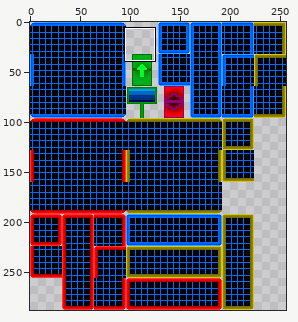
Sprite sheet -- Game/resources/tiles/TestTile.png. Above: a wide view before the commit, with the close-up outlined.
Close-up. Before:
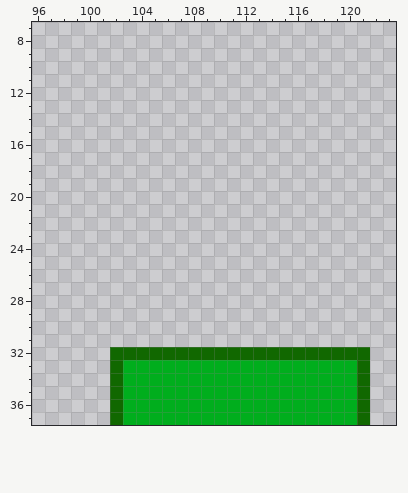
The file is 256x288 pixels. Pixels under 10% opacity are left out. Colours within 5 levels of each other are drawn and written as one. Shown: x 96..123, y 7..37.
And afterwards:
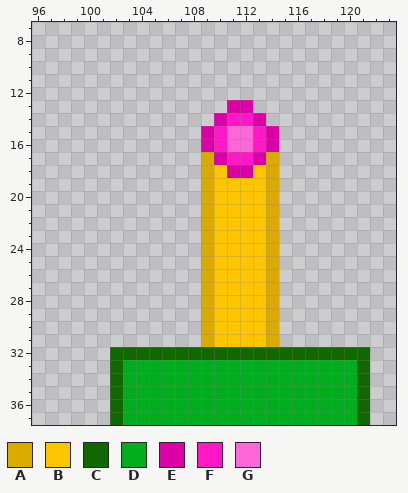
Palette (. is transparent): A #dbaa00  B #ffc600  C #116800  D #00ae1d  E #db00a5  F #ff18c6  G #ff67d9
Edits made:
{"y":13,"x":111,"old":"..","new":"EE"}
{"y":14,"x":110,"old":"....","new":"EFFE"}
{"y":15,"x":109,"old":"......","new":"EFGGFE"}
{"y":16,"x":109,"old":"......","new":"EFGGFE"}
{"y":17,"x":109,"old":"......","new":"AEFFEA"}
{"y":18,"x":109,"old":"......","new":"ABEEBA"}
{"y":19,"x":109,"old":"......","new":"ABBBBA"}
{"y":20,"x":109,"old":"......","new":"ABBBBA"}
{"y":21,"x":109,"old":"......","new":"ABBBBA"}
{"y":22,"x":109,"old":"......","new":"ABBBBA"}
{"y":23,"x":109,"old":"......","new":"ABBBBA"}
{"y":24,"x":109,"old":"......","new":"ABBBBA"}
{"y":25,"x":109,"old":"......","new":"ABBBBA"}
{"y":26,"x":109,"old":"......","new":"ABBBBA"}
{"y":27,"x":109,"old":"......","new":"ABBBBA"}
{"y":28,"x":109,"old":"......","new":"ABBBBA"}
{"y":29,"x":109,"old":"......","new":"ABBBBA"}
{"y":30,"x":109,"old":"......","new":"ABBBBA"}
{"y":31,"x":109,"old":"......","new":"ABBBBA"}
{"label":"added","picture_box":[201,100,279,347]}
